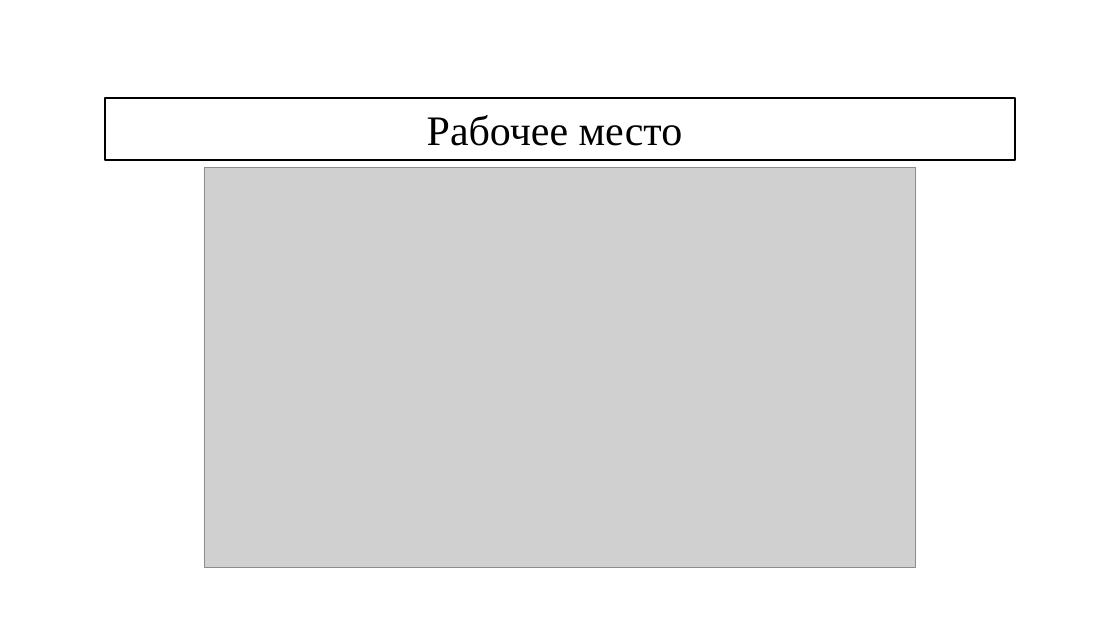
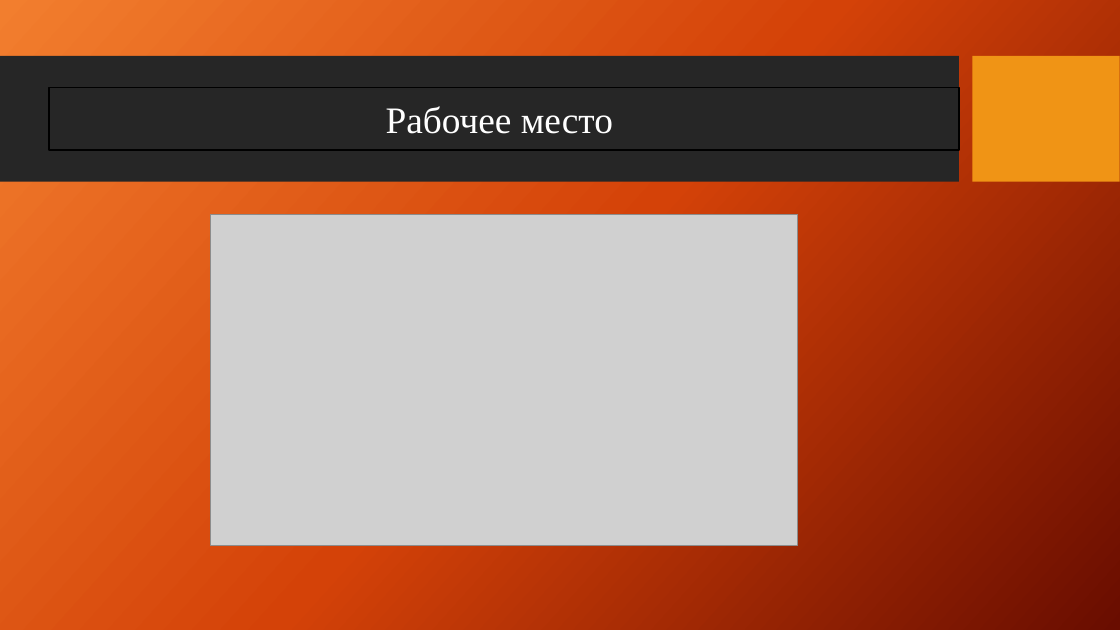
Before and after one commit to UlianovNikita/practic, a slide deck: slide 7 of Презентация по практике.pptx. Drawn at 1120x630 pixels with LibreOffice and Linux fonts; fonts in the diff are those of the drawing; grey boxes stand for pictures; background and template pictures are left out. Boxes give left, top, right and bottom in pixels: in the first picture for what was removed or moved away, otherwise in the second. Text is boxed around its words. In the diff, an @@ line names an element or a change of style, - is before the commit and + after.

```diff
--- a/Презентация по практике.pptx
+++ b/Презентация по практике.pptx
@@ background #FFFFFF to picture (left out) @@
@@ rectangle added at <box>0,56,959,182</box>, fill #262626 @@
@@ rectangle added at <box>973,56,1120,182</box>, fill #F09415 @@
@@ rectangle "Рабочее место": place and size @@
-rectangle "Рабочее место" at <box>105,98,1015,160</box>
+rectangle "Рабочее место" at <box>49,87,959,150</box>
@@ rectangle "Рабочее место" at <box>49,87,959,150</box>: size 36 to 32 pt, text colour #000000 to #FFFFFF; fill #FFFFFF to none @@
@@ picture: place and size @@
-picture at <box>205,168,916,568</box>
+picture at <box>210,215,798,546</box>
```
Also in this commit, not shown: 17 other slides changed.
